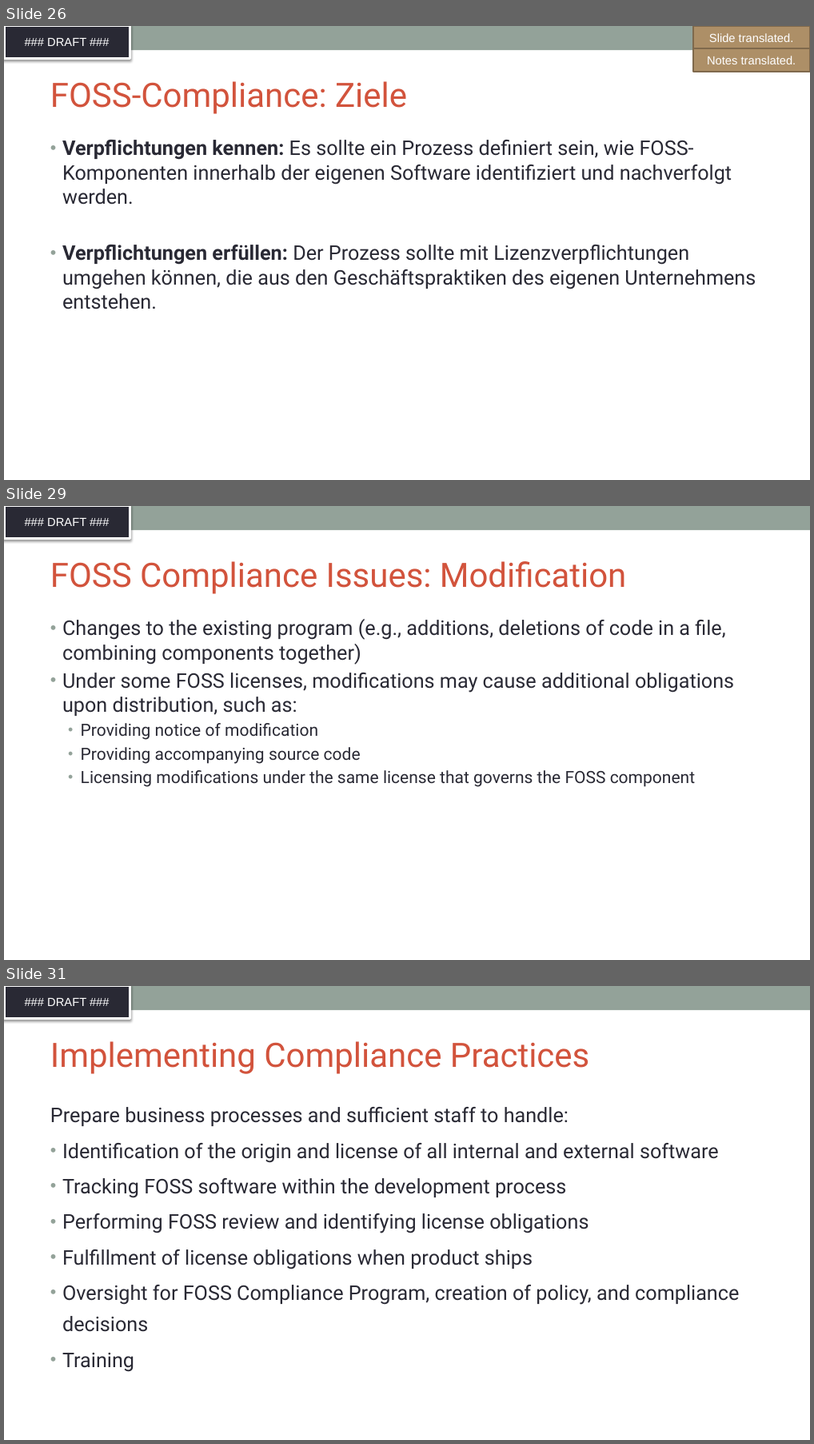
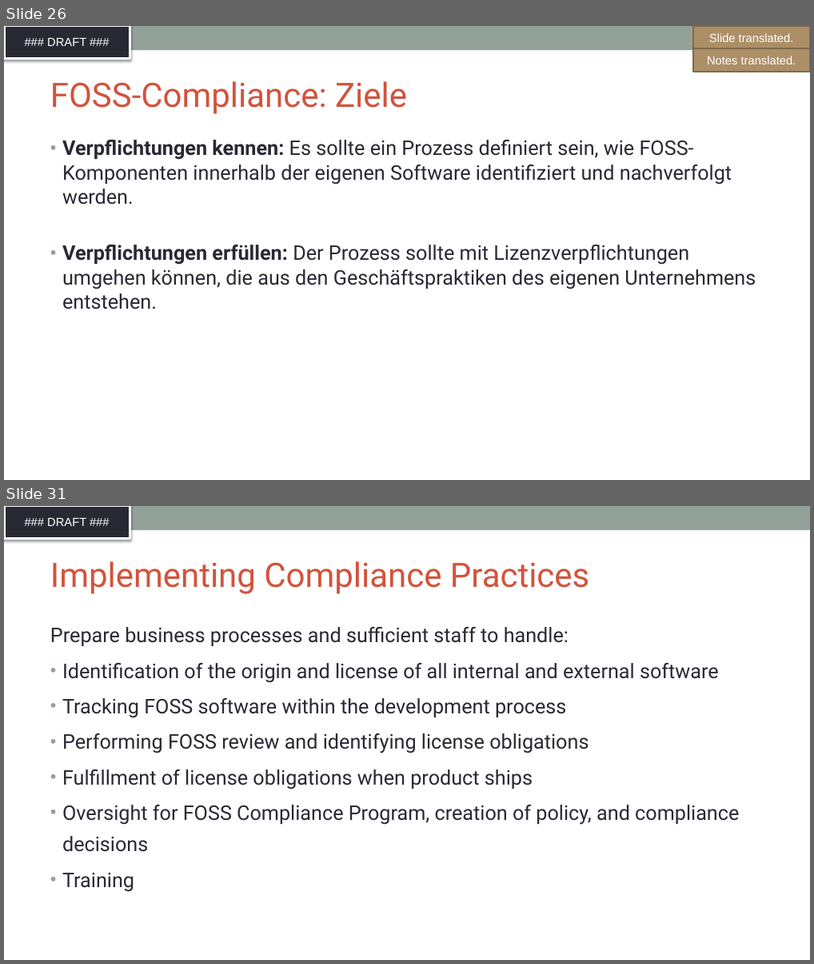
Before and after one commit to SThanheiser/curriculum, a slide deck: translation-DE/slides/DFT_openchain-curriculum-for-1-1_GER.pptx. Shown one above the other, each under a label of ours: slides 26, 29 and 31 before the commit, slides 26 and 31 after it; the slides between them are not shown. The pictures are 814x1444 and 814x964 pixels, drawn with LibreOffice and Linux fonts; fonts in the diff are those of the drawing; background and template pictures are left out. Boxes give left, top, right and bottom in pixels: in the first picture for what was removed or moved away, otherwise in the second. Text is boxed around its words. In the diff, an @@ line names an element or a change of style, - is before the commit and + after.

Commit message:
translation of slides 27-30, 35

```diff
--- a/translation-DE/slides/DFT_openchain-curriculum-for-1-1_GER.pptx
+++ b/translation-DE/slides/DFT_openchain-curriculum-for-1-1_GER.pptx
@@ slide 29 removed at <box>4,506,810,960</box>, background #FFFFFF; not listed: 2 template elements that a slide beside it also shows @@
@@ title removed at <box>50,561,626,594</box> @@
-FOSS Compliance Issues: Modification
@@ text removed at <box>62,619,734,787</box> @@
-• Changes to the existing program (e.g., additions, deletions of code in a file, combining components together)
-• Under some FOSS licenses, modifications may cause additional obligations upon distribution, such as:
-  • Providing notice of modification
-  • Providing accompanying source code
-  • Licensing modifications under the same license that governs the FOSS component
```
Also in this commit, not shown: 2 slides changed, 3 slides added, 2 other slides removed.
